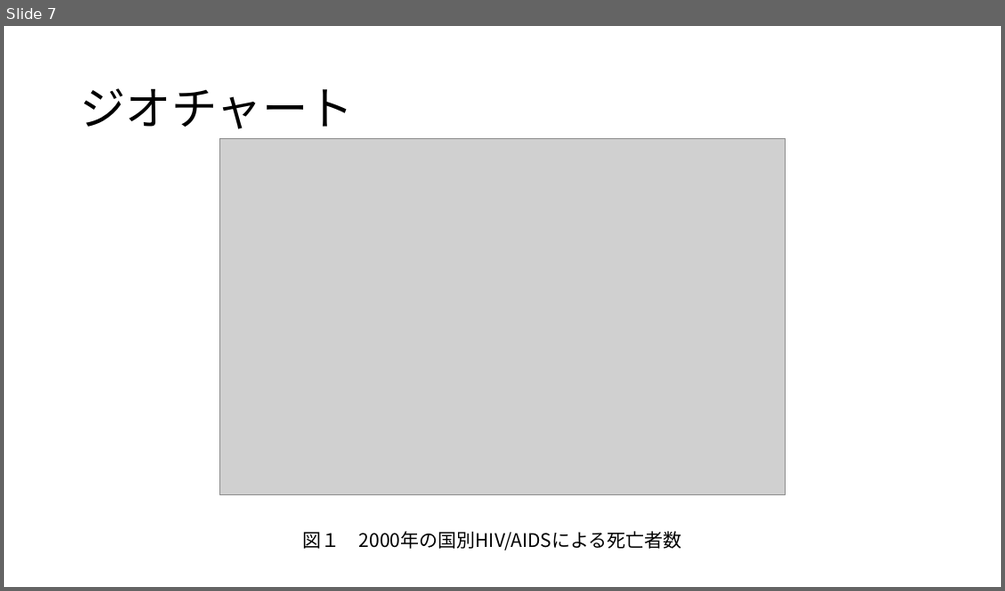
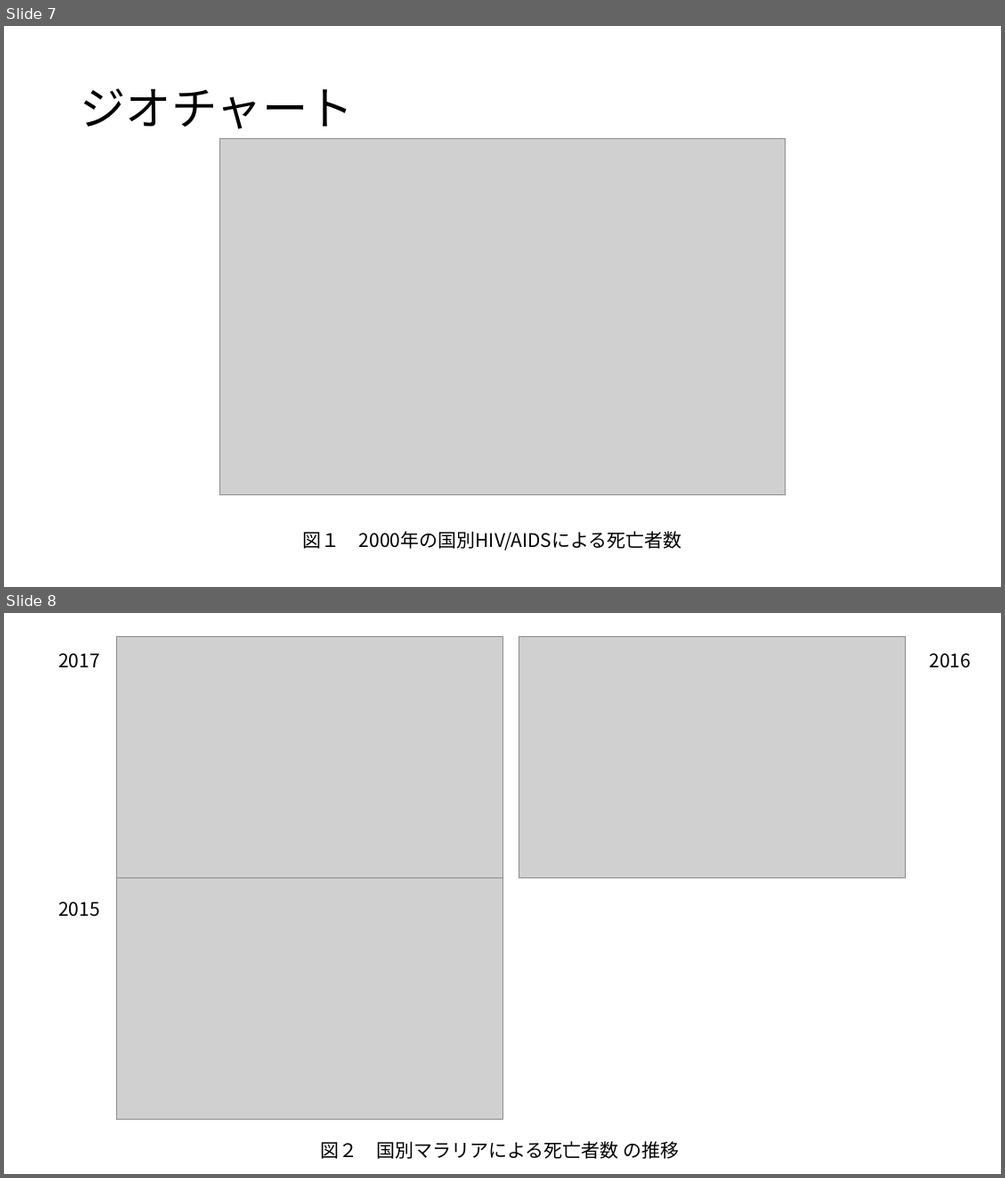
Before and after one commit to erevest-cobalt/3pro, a slide deck: 統計データの可視化.pptx. Shown one above the other, each under a label of ours: slide 7 before the commit, slides 7 and 8 after it. The pictures are 1005x591 and 1005x1178 pixels, drawn with LibreOffice and Linux fonts; fonts in the diff are those of the drawing; grey boxes stand for pictures. Boxes give left, top, right and bottom in pixels: in the first picture for what was removed or moved away, otherwise in the second. Text is boxed around its words. In the diff, an @@ line names an element or a change of style, - is before the commit and + after.

```diff
--- a/統計データの可視化.pptx
+++ b/統計データの可視化.pptx
@@ slide 8 added at (4, 613, 1001, 1174), background #FFFFFF @@
@@ picture added at (116, 636, 502, 877) @@
@@ picture added at (519, 636, 906, 877) @@
@@ text added at (58, 653, 100, 668), 18 pt, text #000000 @@
+2017
@@ text added at (929, 653, 971, 668), 18 pt, text #000000 @@
+2016
@@ picture added at (116, 877, 502, 1119) @@
@@ text added at (58, 901, 100, 916), 18 pt, text #000000 @@
+2015
@@ text added at (320, 1141, 679, 1159), 18 pt, text #000000 @@
+図２ 国別マラリアによる死亡者数 の推移
```
Also in this commit, not shown: 6 slides changed, 2 other slides added, 1 other file.
